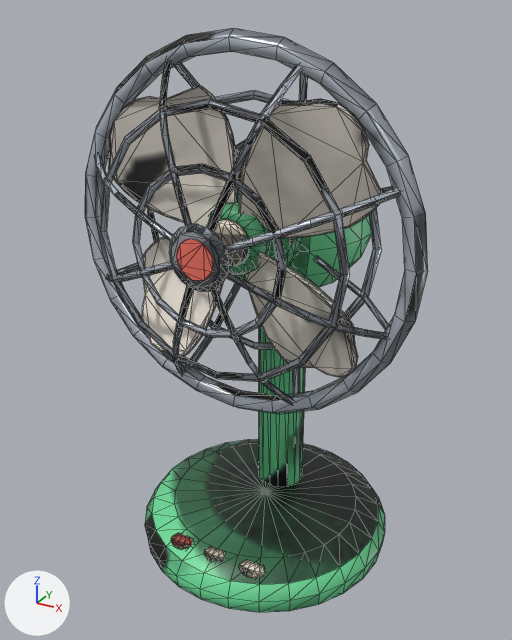
Before and after pictures for a commit that changed the glTF model client/public/models/desk_fan.glb.
One viewpoint serves both versions: a 50 mm camera at (0.181, -0.341, 0.322) aimed at (-0.005, -0.003, 0.153). The lights are fixed; the arrows at lower left show +X, +Y and +Z. The first picture is the older version. Mesh edges are drawn as thin lines. Where no turn or scale is listed for an object, it has been applied to the vertices. Vertices at exactly the same position are counted once.

Objects in the first picture: 'Blades', 'desk_fan'.
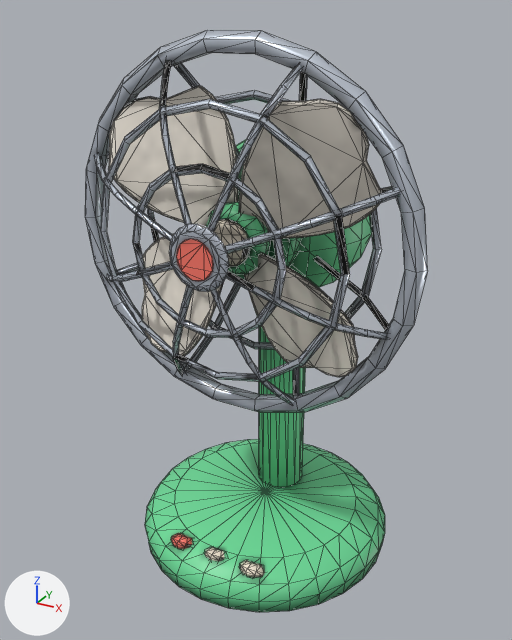
Location of each change, (x1, y1, x2, y2) in pixels of the pictures (512 x 640 px; the box of a moved part takes in the faces that stretch with it):
'desk_fan', reshaped
    before: (85, 28, 428, 612)
    after: (85, 30, 428, 612)
part 1 of me_desk_fan, moved or reshaped
    both: (171, 533, 265, 578)
part 2 of me_desk_fan, moved or reshaped
    before: (85, 28, 428, 273)
    after: (85, 30, 428, 273)
part 3 of me_desk_fan, moved or reshaped
    before: (85, 216, 428, 414)
    after: (85, 216, 428, 412)
part 4 of me_desk_fan, surface changed
    both: (94, 63, 401, 612)
part 5 of me_blades, surface changed
    both: (108, 86, 369, 377)

What changed in the scene script:
```text
Change me_desk_fan:
    used by ob_desk_fan; location = (0.0, 0.0, 0.0)
    remove me_desk_fan.from_pydata(...)  # 1406 vertices, 2628 faces; spans x -0.101..0.101, y -0.08..0.084, z 0.0..0.313
    add me_desk_fan.from_pydata(...)  # 1348 vertices, 2512 faces; spans x -0.101..0.101, y -0.08..0.084, z 0.0..0.312
    me_desk_fan part 1: 42 vertices moved from x -0.028..0.031, y -0.067..-0.053, z 0.016..0.027 to x -0.029..0.032, y -0.066..-0.054, z 0.016..0.027; 90 vertices removed from x -0.032..0.032, y -0.066..-0.054, z 0.016..0.028; 42 vertices added at x -0.032..0.032, y -0.065..-0.055, z 0.016..0.028
    me_desk_fan part 2: 55 vertices removed from x -0.098..0.098, y -0.039..-0.029, z 0.236..0.313; 50 vertices added at x -0.097..0.097, y -0.039..-0.029, z 0.238..0.312
    me_desk_fan part 3: 55 vertices removed from x -0.098..0.098, y -0.039..-0.029, z 0.111..0.188; 50 vertices added at x -0.097..0.097, y -0.039..-0.029, z 0.112..0.186
    me_desk_fan part 4: 2065 kept faces spanning x -0.09..0.09, y -0.08..0.084, z 0.0..0.302 get new texture (UV) coordinates
Change me_blades:
    where me_blades.from_pydata(...)  # 558 vertices, 1092 faces; spans x -0.0736..0.0736, y -0.0155..0.0148, z -0.0736..0.0736
    used by ob_blades; location = (0.0, -0.034, 0.212)
    me_blades part 5: 936 kept faces spanning x -0.0736..0.0736, y -0.0155..0.0148, z -0.0736..0.0736 get new texture (UV) coordinates
```
